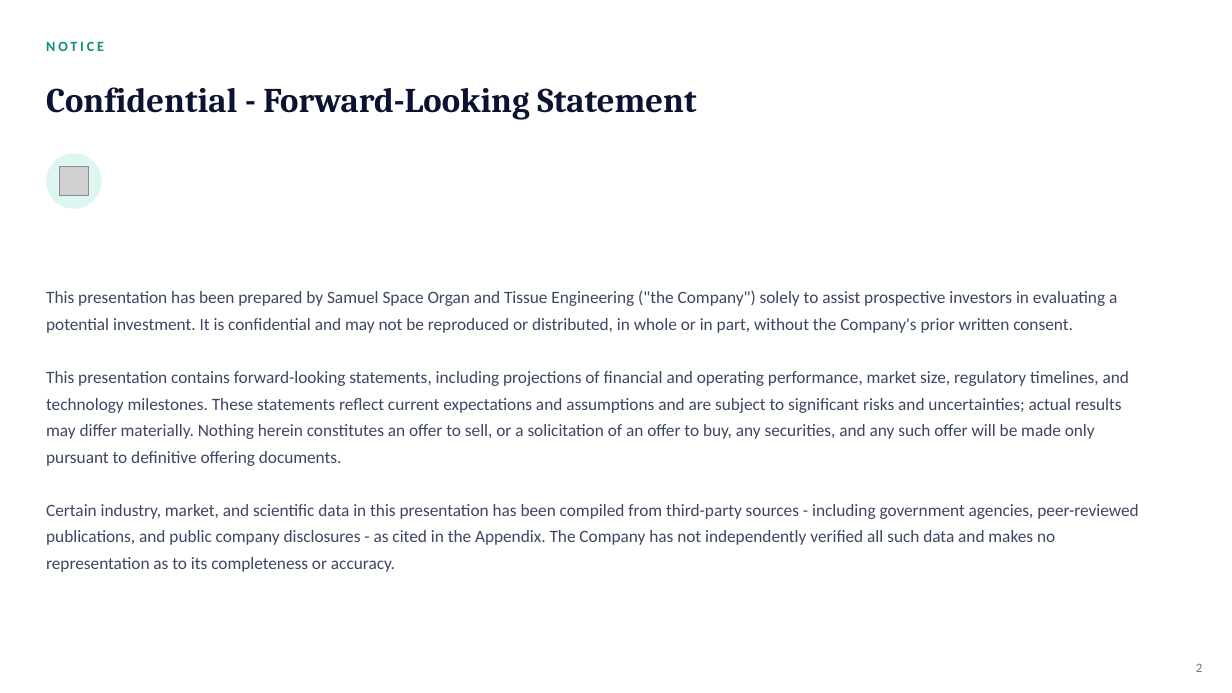
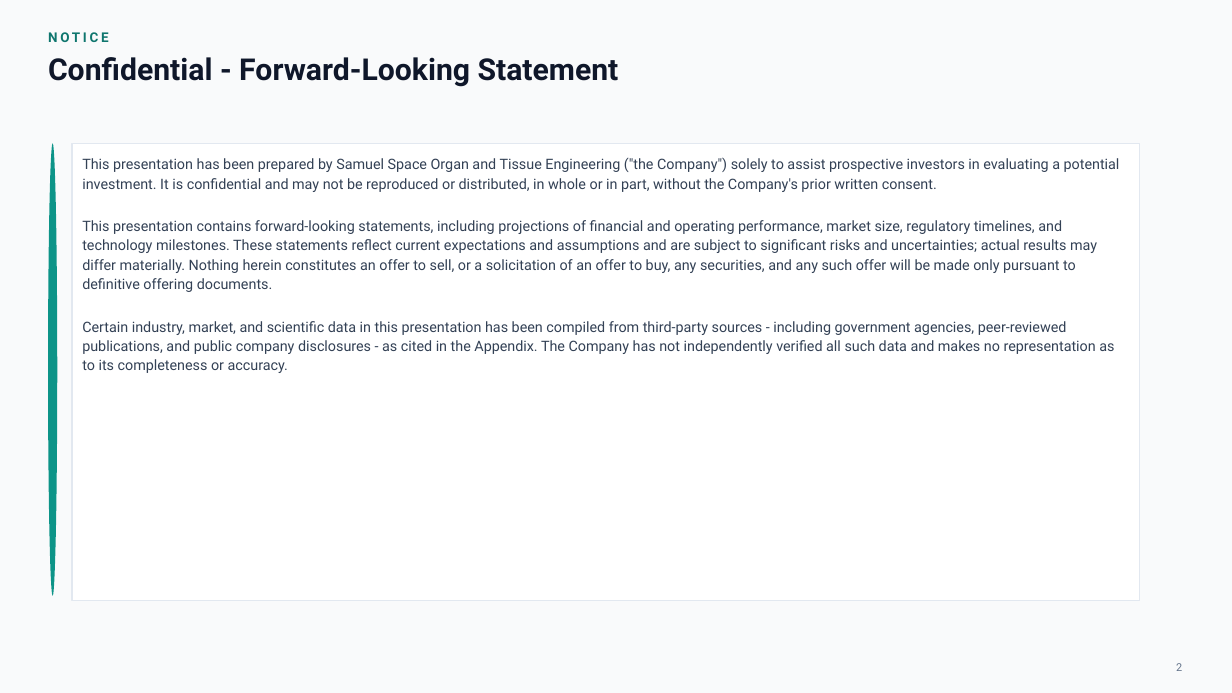
Before and after one commit to anthonyleedu/anthonyleedu, a slide deck: slide 2 of Samuel Space Organ and Tissue Engineering - Investor Presentation (2).pptx. Drawn at 1232x693 pixels with LibreOffice and Linux fonts; fonts in the diff are those of the drawing; grey boxes stand for pictures. Boxes give left, top, right and bottom in pixels: in the first picture for what was removed or moved away, otherwise in the second. Text is boxed around its words. In the diff, an @@ line names an element or a change of style, - is before the commit and + after.

```diff
--- a/Samuel Space Organ and Tissue Engineering - Investor Presentation (2).pptx
+++ b/Samuel Space Organ and Tissue Engineering - Investor Presentation (2).pptx
@@ background #FFFFFF to #F9FAFB @@
@@ text "NOTICE" at [48,32,109,42]: size 11 to 10.5 pt, font Calibri to Roboto, text colour #0A8F78 to #0F766E @@
@@ text "Confidential - Forward-Looking Statement": place and size @@
-text "Confidential - Forward-Looking Statement" at [46,87,696,120]
+text "Confidential - Forward-Looking Statement" at [48,57,619,87]
@@ text "Confidential - Forward-Looking Statement" at [48,57,619,87]: size 27 to 23.5 pt, font Cambria to Roboto, text colour #0B1330 to #0F172A; vertical alignment middle to top @@
@@ ellipse added at [48,143,57,596], fill #0D9488 @@
@@ rectangle "This presentation has been prepared ...": place and size @@
-rectangle "This presentation has been prepared ..." at [46,290,1138,572]
+rectangle "This presentation has been prepared ..." at [72,143,1140,601]
@@ rectangle "This presentation has been prepared ..." at [72,143,1140,601]: size 13.5 to 11.2 pt, font Calibri to Roboto, text colour #3D4663 to #334155; line spacing 1.28 to 1.12; vertical alignment middle to top; fill none to #FFFFFF; outline none to #E2E8F0 1 pt @@
@@ ellipse removed at [46,153,102,209] @@
@@ picture removed at [59,166,88,195] @@
@@ text "2" at [1176,663,1182,671]: size 10 to 8.5 pt, font Calibri to Roboto, text colour #64739A to #64748B; alignment right to centre @@
```
Also in this commit, not shown: 20 other slides changed.
